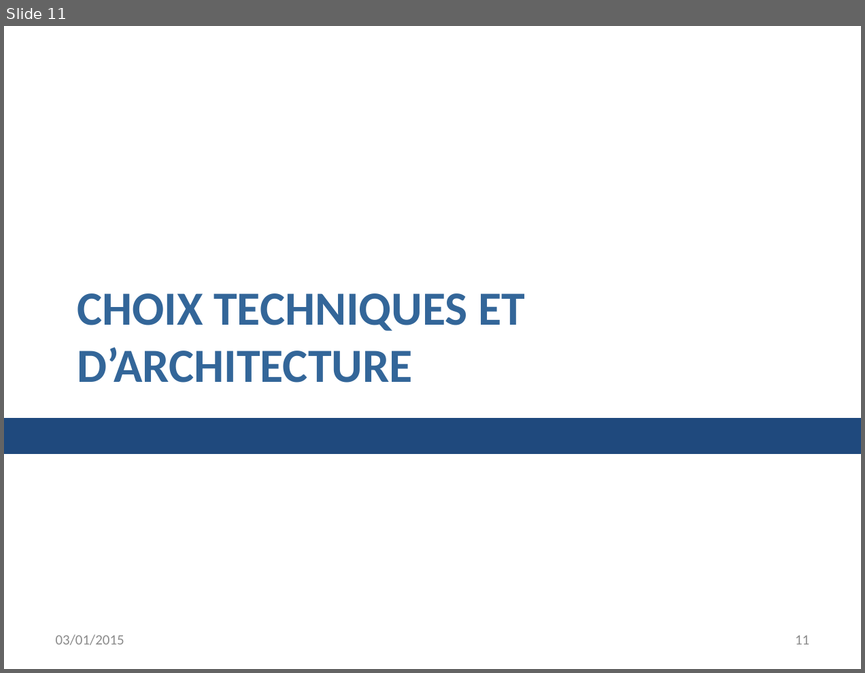
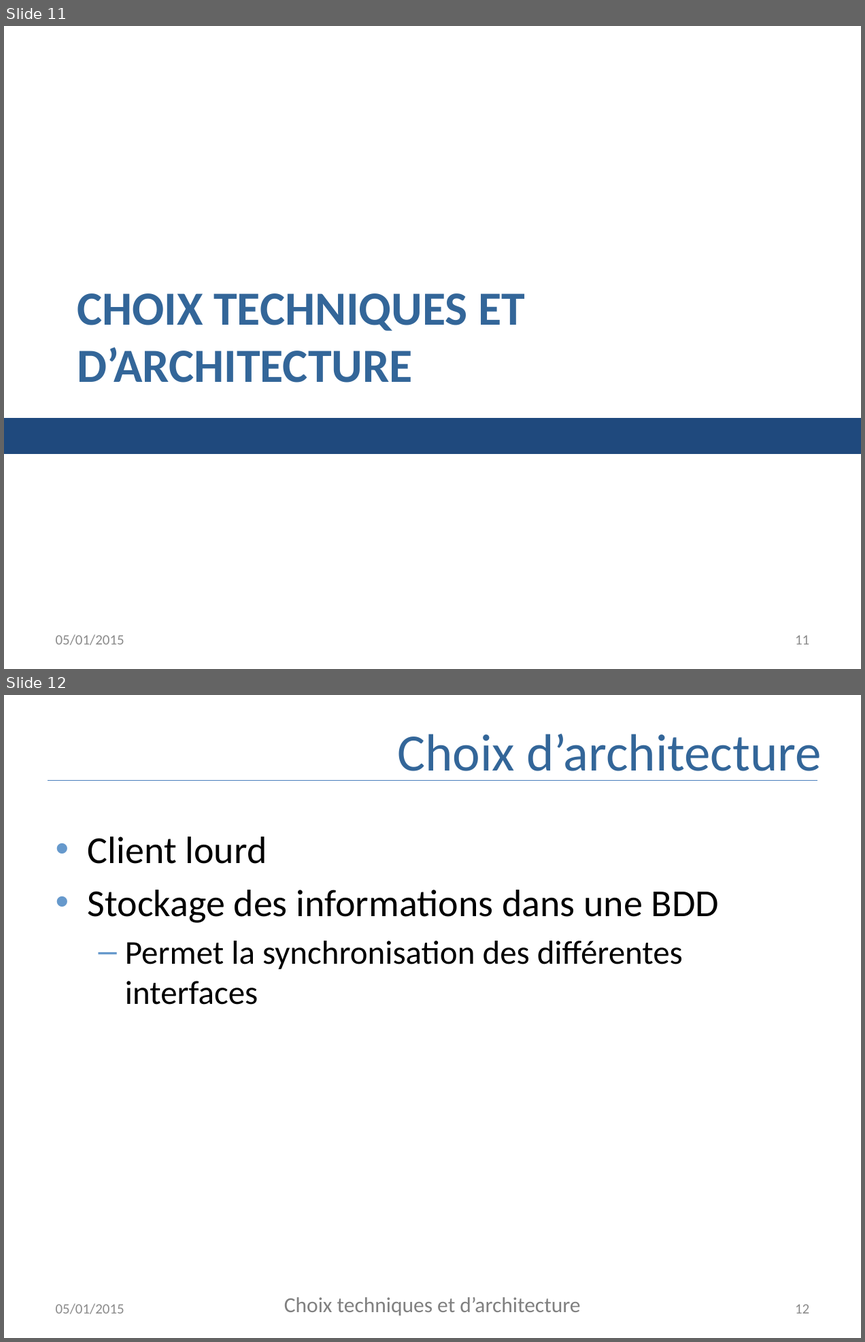
Before and after one commit to AppInfoCPE/genielog, a slide deck: Documentation/presentation.pptx. Shown one above the other, each under a label of ours: slide 11 before the commit, slides 11 and 12 after it. The pictures are 865x673 and 865x1342 pixels, drawn with LibreOffice and Linux fonts; fonts in the diff are those of the drawing. Boxes give left, top, right and bottom in pixels: in the first picture for what was removed or moved away, otherwise in the second. Text is boxed around its words. In the diff, an @@ line names an element or a change of style, - is before the commit and + after.

```diff
--- a/Documentation/presentation.pptx
+++ b/Documentation/presentation.pptx
@@ slide 12 added at bbox=[4, 695, 861, 1338], background #FFFFFF @@
@@ title added at bbox=[397, 734, 821, 781], 44 pt, text #336699 @@
+Choix d’architecture
@@ line added from (48, 780) to (817, 780), #4B7EBC 0.75 pt @@
@@ text added at bbox=[88, 836, 719, 1004], 28 pt, text #000000 @@
+• Client lourd
+• Stockage des informations dans une BDD
+  – Permet la synchronisation des différentes interfaces
@@ text added at bbox=[56, 1303, 124, 1314], 12 pt, text #8C8C8C @@
+05/01/2015
@@ text added at bbox=[284, 1297, 580, 1315], 18 pt, text #808080 @@
+Choix techniques et d’architecture
@@ page number added at bbox=[795, 1304, 809, 1313], 12 pt, text #8C8C8C @@
+12
@@ slide 11 changed as well @@
@@ text at bbox=[56, 634, 124, 645]: text changed @@
-03/01/2015
+05/01/2015
```
Also in this commit, not shown: 17 other slides changed, 1 other slide added, 1 slide removed.
